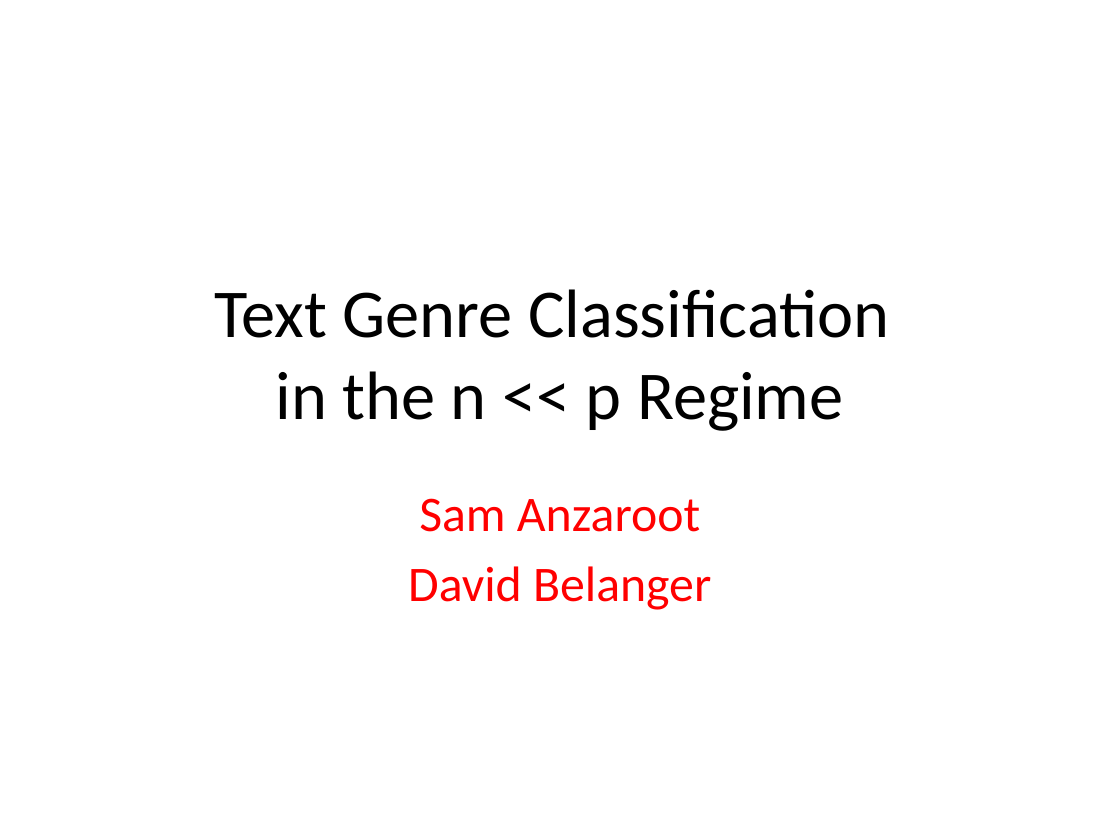
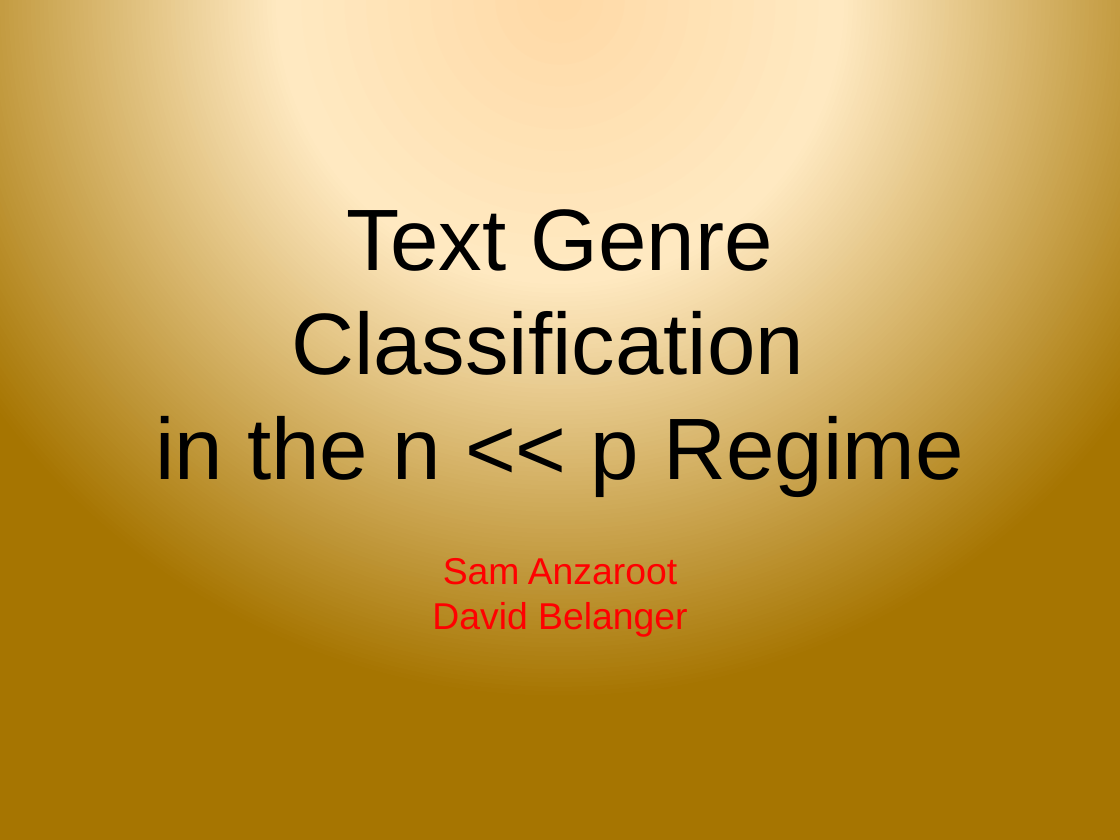
Before and after one commit to samanz/High-Dimensional-Classification, a slide deck: slide 1 of progressReport.pptx. Drawn at 1120x840 pixels with LibreOffice and Linux fonts; fonts in the diff are those of the drawing; background and template pictures are left out. Boxes give left, top, right and bottom in pixels: in the first picture for what was removed or moved away, otherwise in the second. Text is boxed around its words. In the diff, an @@ line names an element or a change of style, - is before the commit and + after.

```diff
--- a/progressReport.pptx
+++ b/progressReport.pptx
@@ background #FFFFFF to picture (left out) @@
@@ title "Text Genre Classification in the ...": place and size @@
-title "Text Genre Classification in the ..." at [214,289,889,431]
+title "Text Genre Classification in the ..." at [155,209,963,494]
@@ title "Text Genre Classification in the ..." at [155,209,963,494]: size 44 to 56 pt, font Calibri to Arial; vertical alignment middle to bottom @@
@@ subtitle "Sam Anzaroot": place and size @@
-subtitle "Sam Anzaroot" at [408,498,711,610]
+subtitle "Sam Anzaroot" at [432,558,687,636]
@@ subtitle "Sam Anzaroot" at [432,558,687,636]: size 32 to 24 pt, font Calibri to Arial; less space between paragraphs @@
```
Also in this commit, not shown: 6 other slides changed, 14 slides added, 7 slides removed.
